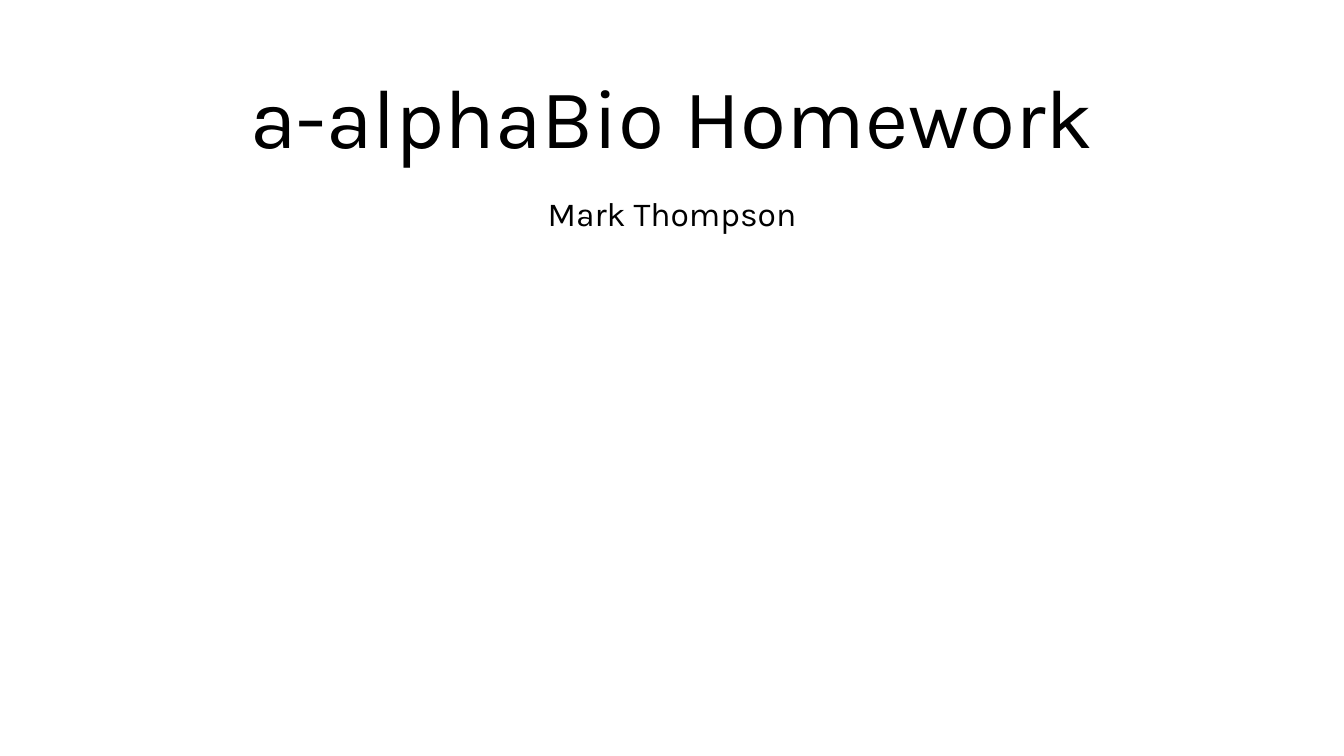
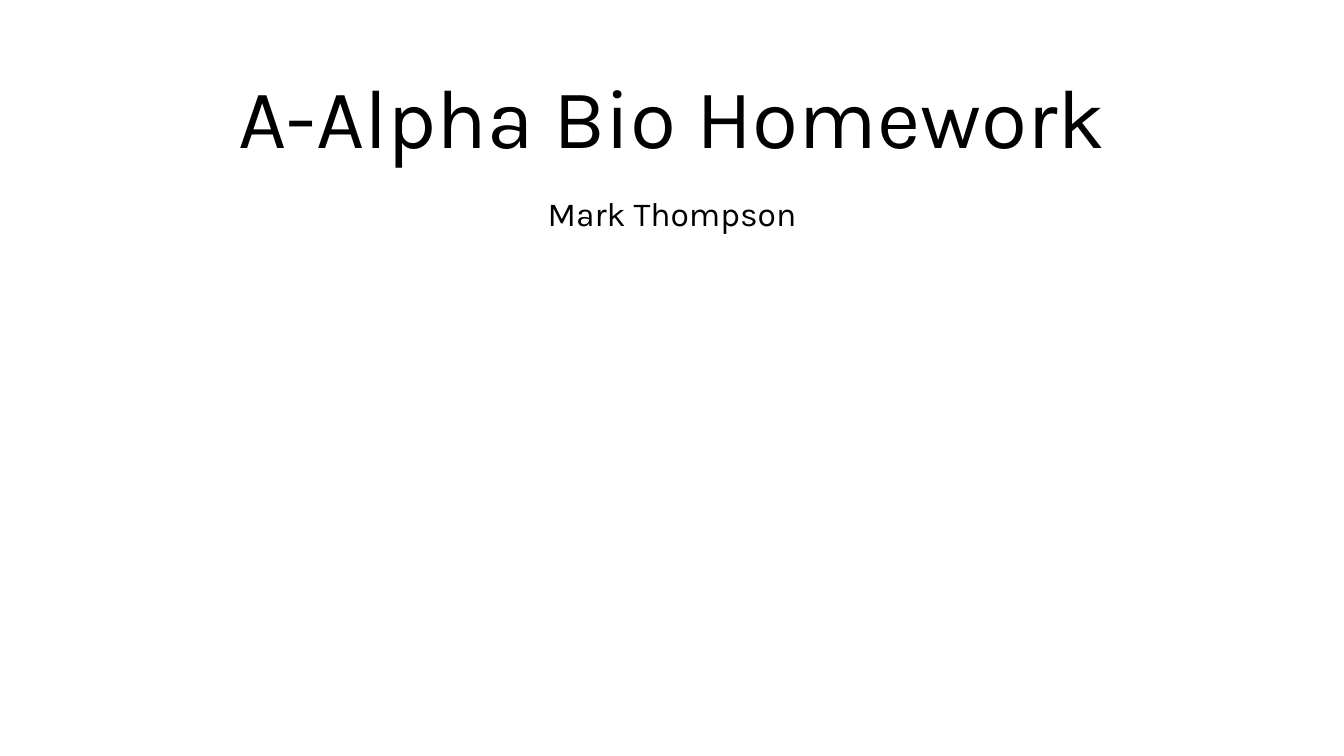
Before and after one commit to planaria158/BERT-antibody-antigen-binding-energy, a slide deck: slide 1 of Homework-aAlphaBio.pptx. Drawn at 1344x756 pixels with LibreOffice and Linux fonts; fonts in the diff are those of the drawing. Boxes give left, top, right and bottom in pixels: in the first picture for what was removed or moved away, otherwise in the second. Text is boxed around its words. In the diff, an @@ line names an element or a change of style, - is before the commit and + after.

```diff
--- a/Homework-aAlphaBio.pptx
+++ b/Homework-aAlphaBio.pptx
@@ title at box(239, 90, 1105, 168): text changed @@
-a-alphaBio Homework
+A-Alpha Bio Homework
```
Also in this commit, not shown: 3 other slides changed, 1 slide added, 1 slide removed, 5 other files.
